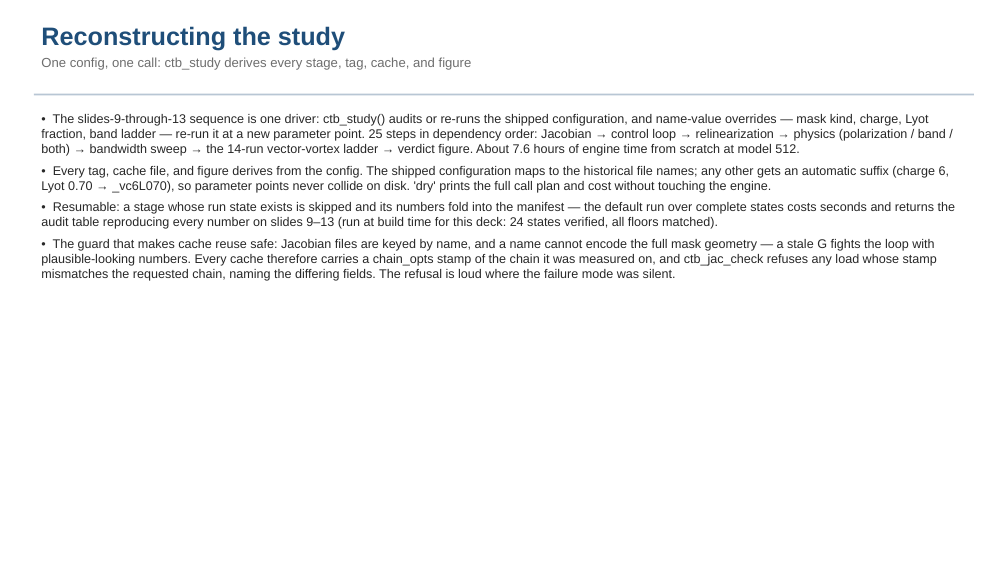
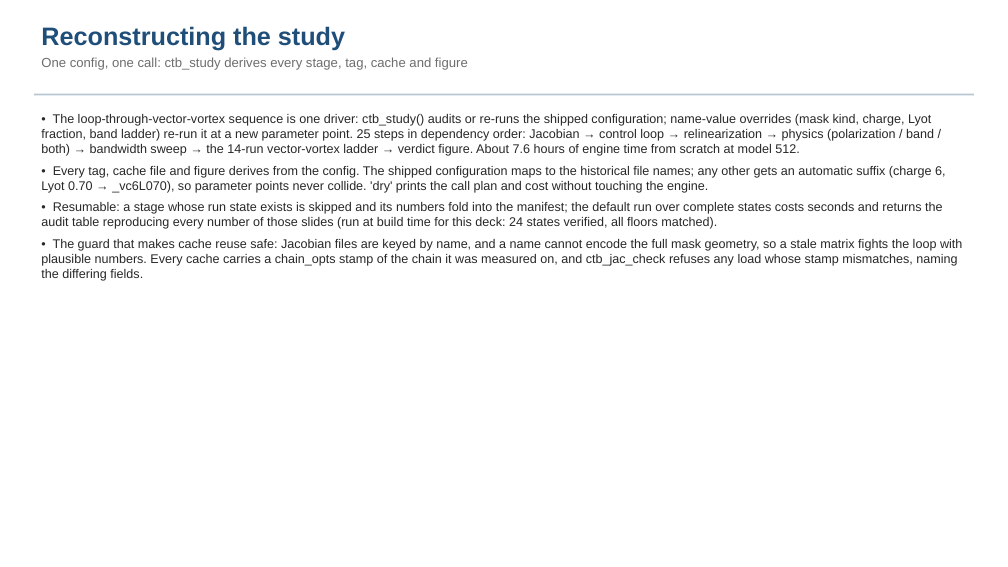
Before and after one commit to nasa-jpl/MACOS_resources, a slide deck: slide 31 of mmacos/templates/30_instruments/bench_ctb/deck_ctb.pptx (slide 28 before the commit). Drawn at 1008x567 pixels with LibreOffice and Linux fonts; fonts in the diff are those of the drawing. Boxes give left, top, right and bottom in pixels: in the first picture for what was removed or moved away, otherwise in the second. Text is boxed around its words. In the diff, an @@ line names an element or a change of style, - is before the commit and + after.

```diff
--- a/mmacos/templates/30_instruments/bench_ctb/deck_ctb.pptx
+++ b/mmacos/templates/30_instruments/bench_ctb/deck_ctb.pptx
@@ text at [41,57,468,70]: text changed @@
-One config, one call: ctb_study derives every stage, tag, cache, and figure
+One config, one call: ctb_study derives every stage, tag, cache and figure
@@ text at [41,114,962,281]: text changed @@
-• The slides-9-through-13 sequence is one driver: ctb_study() audits or re-runs the shipped configuration, and name-value overrides — mask kind, charge, Lyot fraction, band ladder — re-run it at a new parameter point. 25 steps in dependency order: Jacobian → control loop → relinearization → physics (polarization / band / both) → bandwidth sweep → the 14-run vector-vortex ladder → verdict figure. About 7.6 hours of engine time from scratch at model 512.
-• Every tag, cache file, and figure derives from the config. The shipped configuration maps to the historical file names; any other gets an automatic suffix (charge 6, Lyot 0.70 → _vc6L070), so parameter points never collide on disk. 'dry' prints the full call plan and cost without touching the engine.
-• Resumable: a stage whose run state exists is skipped and its numbers fold into the manifest — the default run over complete states costs seconds and returns the audit table reproducing every number on slides 9–13 (run at build time for this deck: 24 states verified, all floors matched).
-• The guard that makes cache reuse safe: Jacobian files are keyed by name, and a name cannot encode the full mask geometry — a stale G fights the loop with plausible-looking numbers. Every cache therefore carries a chain_opts stamp of the chain it was measured on, and ctb_jac_check refuses any load whose stamp mismatches the requested chain, naming the differing fields. The refusal is loud where the failure mode was silent.
+• The loop-through-vector-vortex sequence is one driver: ctb_study() audits or re-runs the shipped configuration; name-value overrides (mask kind, charge, Lyot fraction, band ladder) re-run it at a new parameter point. 25 steps in dependency order: Jacobian → control loop → relinearization → physics (polarization / band / both) → bandwidth sweep → the 14-run vector-vortex ladder → verdict figure. About 7.6 hours of engine time from scratch at model 512.
+• Every tag, cache file and figure derives from the config. The shipped configuration maps to the historical file names; any other gets an automatic suffix (charge 6, Lyot 0.70 → _vc6L070), so parameter points never collide. 'dry' prints the call plan and cost without touching the engine.
+• Resumable: a stage whose run state exists is skipped and its numbers fold into the manifest; the default run over complete states costs seconds and returns the audit table reproducing every number of those slides (run at build time for this deck: 24 states verified, all floors matched).
+• The guard that makes cache reuse safe: Jacobian files are keyed by name, and a name cannot encode the full mask geometry, so a stale matrix fights the loop with plausible numbers. Every cache carries a chain_opts stamp of the chain it was measured on, and ctb_jac_check refuses any load whose stamp mismatches, naming the differing fields.
```
Also in this commit, not shown: 22 other slides changed, 3 slides added, 7 other files.
